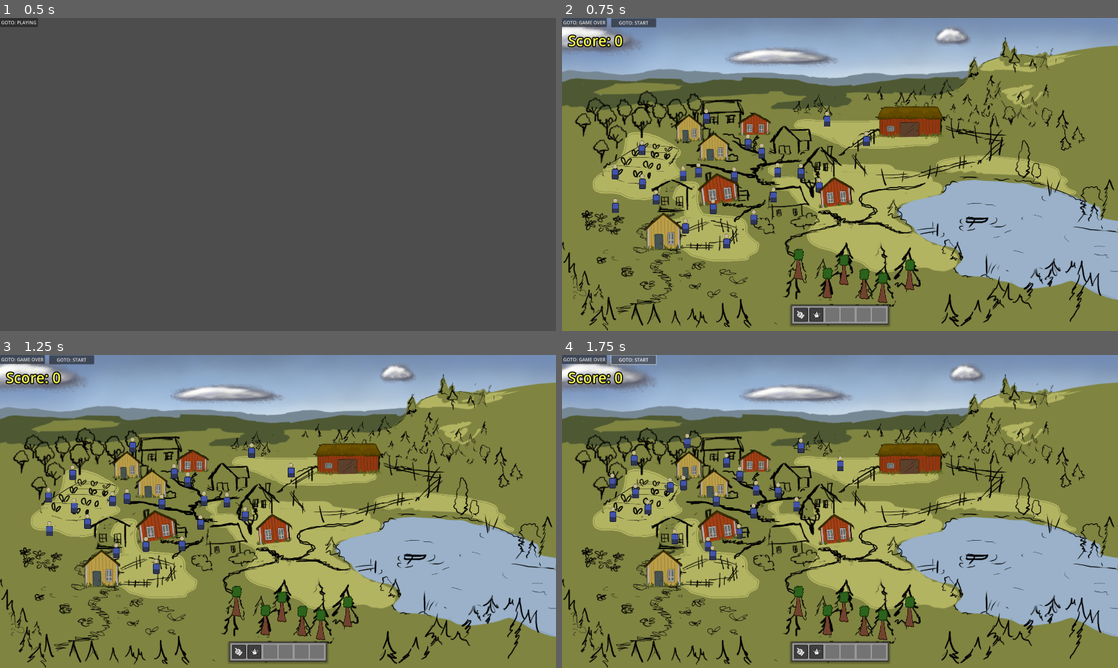
Above: before the commit, frames 1-4 (two rows, left to right).
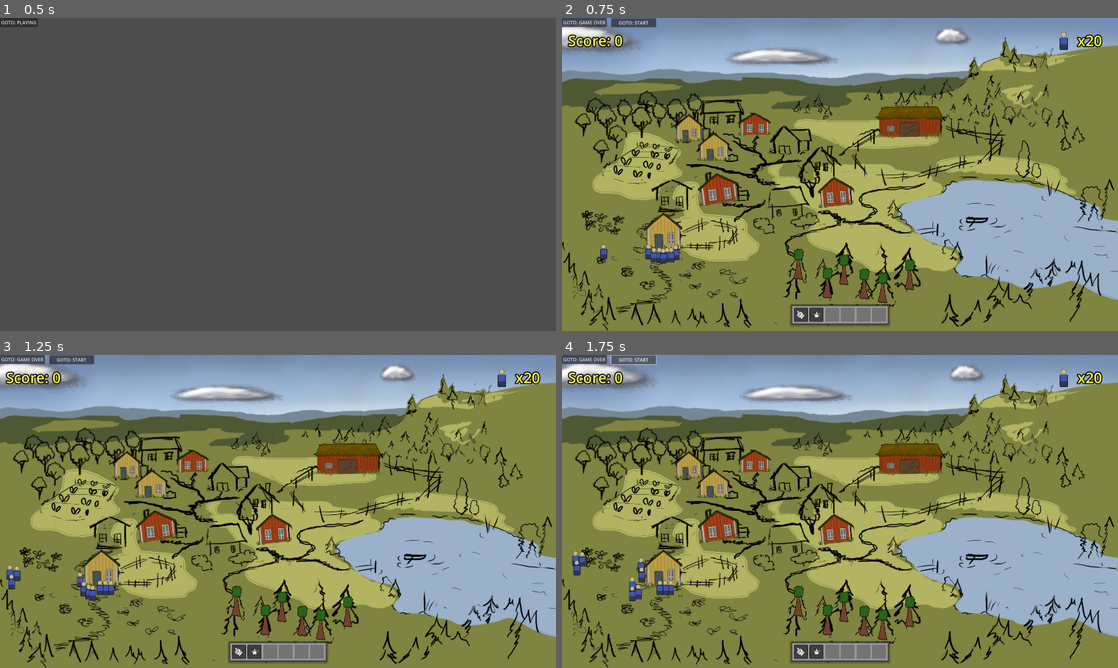
Above: after the commit, the same moments.

Repository: arget4me/cosyville
Game: Godot game, scene res://Scenes/main_scene.tscn
The game is run twice, just before and just after one commit, with the same random seed, the same clock (stepped at 60 frames per second) and the same inputs.
Inputs:
- Up to frame 1 (0.5 s): no input
- Up to frame 2 (0.75 s): click "GOTO: PLAYING" at 0.5 s
- Up to frame 3 (1.25 s): no input
- Up to frame 4 (1.75 s): click "GOTO: START" at 1.25 s

Frame 1 is identical in both runs. In frame 2, 1.6% of the frame differs, in the area x 6-98%, y 4-79%; in frame 3, 1.7%; in frame 4, 1.7%, in the area x 1-98%, y 4-79%.

Commit message:
Added villager count HUD, which is broken:(. Also, villagers are now spawned programatically in the villager_spawner-script

Diff:
--- a/Scenes/UI/hud.tscn
+++ b/Scenes/UI/hud.tscn
@@ -1,8 +1,10 @@
-[gd_scene load_steps=4 format=3 uid="uid://hotmtqqtnl8k"]
+[gd_scene load_steps=6 format=3 uid="uid://hotmtqqtnl8k"]
 
 [ext_resource type="Script" path="res://Scripts/UI/score_label.gd" id="1_8ru84"]
 [ext_resource type="Theme" uid="uid://wvo4711uwpjg" path="res://Themes/UI/Score_Theme.tres" id="1_u7egp"]
 [ext_resource type="PackedScene" uid="uid://cylkrwqd42mhu" path="res://Scenes/UI/toolbar.tscn" id="2_5nls7"]
+[ext_resource type="Texture2D" uid="uid://cgtomismlwwyu" path="res://art/People/VillagerMale.png" id="4_nt7l7"]
+[ext_resource type="Script" path="res://Scenes/UI/villager_label.gd" id="5_a04vf"]
 
 [node name="HUD" type="Control"]
 self_modulate = Color(1, 1, 1, 0)
@@ -32,3 +34,26 @@
 offset_top = -89.52
 offset_bottom = -21.52
 grow_vertical = 0
+
+[node name="HSplitContainer" type="HSplitContainer" parent="."]
+layout_mode = 1
+anchors_preset = 1
+anchor_left = 1.0
+anchor_right = 1.0
+offset_left = -220.535
+offset_top = 43.0
+offset_right = -27.535
+offset_bottom = 109.0
+grow_horizontal = 0
+
+[node name="TextureRect" type="TextureRect" parent="HSplitContainer"]
+layout_mode = 2
+size_flags_stretch_ratio = 0.0
+texture = ExtResource("4_nt7l7")
+expand_mode = 2
+
+[node name="VillagerLabel" type="Label" parent="HSplitContainer"]
+layout_mode = 2
+theme = ExtResource("1_u7egp")
+text = "x {99}"
+script = ExtResource("5_a04vf")
--- /dev/null
+++ b/Scenes/UI/villager_label.gd
@@ -0,0 +1,10 @@
+extends Label
+
+
+# Called when the node enters the scene tree for the first time.
+func _ready():
+	pass # Replace with function body.
+
+# Called every frame. 'delta' is the elapsed time since the previous frame.
+func _process(delta):
+	text = 'x' + str(VillagerManager.number_of_villagers)
--- /dev/null
+++ b/Scenes/cosy_village.tscn
@@ -0,0 +1,3 @@
+[gd_scene format=3 uid="uid://cxv5wpd6irfnm"]
+
+[node name="CosyVillage" type="Node2D"]
--- a/Scenes/cosy_village_clicking_example.tscn
+++ b/Scenes/cosy_village_clicking_example.tscn
@@ -3,9 +3,9 @@
 [ext_resource type="Texture2D" uid="uid://cr3o4hp2ichjw" path="res://art/world/sky.PNG" id="1_w4iek"]
 [ext_resource type="PackedScene" uid="uid://cdevdb2f0xlsc" path="res://Scenes/World/clouds.tscn" id="2_44oqd"]
 [ext_resource type="Texture2D" uid="uid://b56ar24cwrrtb" path="res://art/world/background_.PNG" id="3_oicvn"]
+[ext_resource type="Script" path="res://Scenes/villager_spawner.gd" id="4_mljib"]
 [ext_resource type="PackedScene" uid="uid://74idepem82pk" path="res://Scenes/Chaos/FireTree.tscn" id="6_ekpvo"]
 [ext_resource type="PackedScene" uid="uid://702f3n8od2c0" path="res://Scenes/World/house_red.tscn" id="7_af8d8"]
-[ext_resource type="PackedScene" uid="uid://dqwcom1xx1r5h" path="res://Scenes/villager_instance.tscn" id="7_jhwky"]
 [ext_resource type="PackedScene" uid="uid://bvi118sov2jxo" path="res://Scenes/World/house_yellow.tscn" id="8_dkhfv"]
 [ext_resource type="PackedScene" uid="uid://b16bki12o36mf" path="res://Scenes/World/ladan.tscn" id="8_gfc0v"]
 
@@ -38,90 +38,7 @@
 
 [node name="YSORT" type="Node2D" parent="."]
 y_sort_enabled = true
-
-[node name="VillagerInstance" parent="YSORT" instance=ExtResource("7_jhwky")]
-z_as_relative = false
-position = Vector2(762, 562)
-
-[node name="VillagerInstance2" parent="YSORT" instance=ExtResource("7_jhwky")]
-z_as_relative = false
-position = Vector2(534, 676)
-
-[node name="VillagerInstance3" parent="YSORT" instance=ExtResource("7_jhwky")]
-z_as_relative = false
-position = Vector2(438, 760)
-
-[node name="VillagerInstance4" parent="YSORT" instance=ExtResource("7_jhwky")]
-z_as_relative = false
-position = Vector2(906, 613)
-
-[node name="VillagerInstance5" parent="YSORT" instance=ExtResource("7_jhwky")]
-z_as_relative = false
-position = Vector2(678, 727)
-
-[node name="VillagerInstance6" parent="YSORT" instance=ExtResource("7_jhwky")]
-z_as_relative = false
-position = Vector2(582, 811)
-
-[node name="VillagerInstance7" parent="YSORT" instance=ExtResource("7_jhwky")]
-z_as_relative = false
-position = Vector2(660, 463)
-
-[node name="VillagerInstance8" parent="YSORT" instance=ExtResource("7_jhwky")]
-z_as_relative = false
-position = Vector2(432, 577)
-
-[node name="VillagerInstance9" parent="YSORT" instance=ExtResource("7_jhwky")]
-z_as_relative = false
-position = Vector2(336, 661)
-
-[node name="VillagerInstance10" parent="YSORT" instance=ExtResource("7_jhwky")]
-z_as_relative = false
-position = Vector2(1071, 450)
-
-[node name="VillagerInstance11" parent="YSORT" instance=ExtResource("7_jhwky")]
-z_as_relative = false
-position = Vector2(843, 564)
-
-[node name="VillagerInstance12" parent="YSORT" instance=ExtResource("7_jhwky")]
-z_as_relative = false
-position = Vector2(747, 648)
-
-[node name="VillagerInstance13" parent="YSORT" instance=ExtResource("7_jhwky")]
-z_as_relative = false
-position = Vector2(935, 381)
-
-[node name="VillagerInstance14" parent="YSORT" instance=ExtResource("7_jhwky")]
-z_as_relative = false
-position = Vector2(707, 495)
-
-[node name="VillagerInstance15" parent="YSORT" instance=ExtResource("7_jhwky")]
-z_as_relative = false
-position = Vector2(611, 579)
-
-[node name="VillagerInstance16" parent="YSORT" instance=ExtResource("7_jhwky")]
-z_as_relative = false
-position = Vector2(516, 376)
-
-[node name="VillagerInstance17" parent="YSORT" instance=ExtResource("7_jhwky")]
-z_as_relative = false
-position = Vector2(288, 490)
-
-[node name="VillagerInstance18" parent="YSORT" instance=ExtResource("7_jhwky")]
-z_as_relative = false
-position = Vector2(192, 574)
-
-[node name="VillagerInstance19" parent="YSORT" instance=ExtResource("7_jhwky")]
-z_as_relative = false
-position = Vector2(486, 565)
-
-[node name="VillagerInstance20" parent="YSORT" instance=ExtResource("7_jhwky")]
-z_as_relative = false
-position = Vector2(288, 607)
-
-[node name="VillagerInstance21" parent="YSORT" instance=ExtResource("7_jhwky")]
-z_as_relative = false
-position = Vector2(192, 691)
+script = ExtResource("4_mljib")
 
 [node name="FireTree" parent="YSORT" instance=ExtResource("6_ekpvo")]
 z_as_relative = false
--- /dev/null
+++ b/Scenes/villager_spawner.gd
@@ -0,0 +1,16 @@
+extends Node2D
+
+@onready var villager_scene = preload("res://Scenes/villager_instance.tscn")
+signal villager_spawned
+# Called when the node enters the scene tree for the first time.
+func _ready():
+	villager_spawned.connect(VillagerManager._on_villager_spawned)
+	for i in range(20):
+		spawn_villager(Vector2(350 + i, 850))
+
+func spawn_villager(position: Vector2):
+	var new_villager: VillagerClass = villager_scene.instantiate()
+	new_villager.position = position
+	new_villager.death.connect(VillagerManager._on_villager_death)
+	villager_spawned.emit()
+	add_child(new_villager)
--- /dev/null
+++ b/Scripts/Singletons/villager_manager.gd
@@ -0,0 +1,17 @@
+extends Node
+
+var number_of_villagers = 0
+# Called when the node enters the scene tree for the first time.
+func _ready():
+	pass # Replace with function body.
+
+
+# Called every frame. 'delta' is the elapsed time since the previous frame.
+func _process(delta):
+	pass
+
+func _on_villager_death():
+	number_of_villagers -= 1
+
+func _on_villager_spawned():
+	number_of_villagers += 1
--- a/Scripts/VillagerMovement.gd
+++ b/Scripts/VillagerMovement.gd
@@ -13,7 +13,7 @@
 	var input_direction = Input.get_vector("ui_left", "ui_right", "ui_up", "ui_down")
 	velocity = input_direction * speed
 	if(Input.is_mouse_button_pressed(MOUSE_BUTTON_LEFT)):
-		print(get_global_mouse_position())
+		#print(get_global_mouse_position())
 		destination = get_global_mouse_position()
 	elif(velocity == Vector2.ZERO && destination == Vector2.ZERO):
 		destination = Vector2.ZERO
@@ -36,7 +36,7 @@
 	#	if(destination == Vector2(-1,-1)):
 	#		return
 	#action_do_move(destination)
-	print(velocity)
+	# print(velocity)
 	move_and_slide()
 
 func kill_villager():
--- a/project.godot
+++ b/project.godot
@@ -24,6 +24,7 @@
 ChaosManager="*res://Scripts/Singletons/chaos_manager.gd"
 GoapManager="*res://Scripts/Singletons/goap_manager.gd"
 ActionPointsManager="*res://Scripts/Singletons/action_points_manager.gd"
+VillagerManager="*res://Scripts/Singletons/villager_manager.gd"
 
 [display]
 
Not shown: 1 places in Scenes/Villager.tscn that only renumber resources
